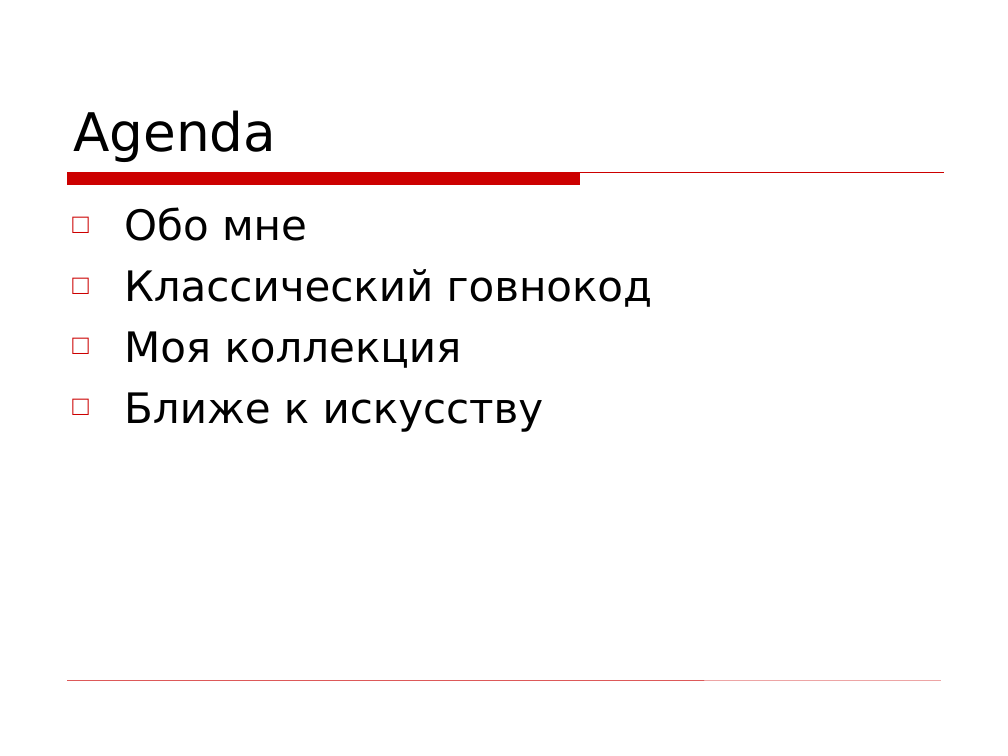
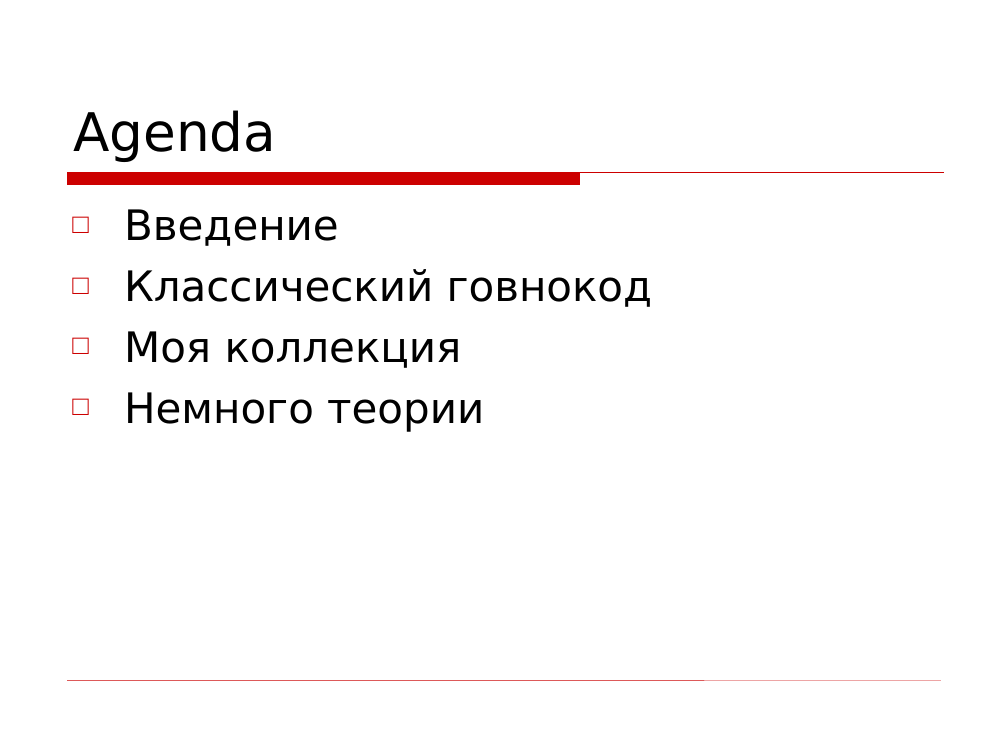
Before and after one commit to asolntsev/presentations, a slide deck: slide 3 of wtf-code/WTF_code.devclub.ru.ppt (slide 2 before the commit). Drawn at 1008x756 pixels with LibreOffice and Linux fonts; fonts in the diff are those of the drawing; background and template pictures are left out. Boxes give left, top, right and bottom in pixels: in the first picture for what was removed or moved away, otherwise in the second. Text is boxed around its words. In the diff, an @@ line names an element or a change of style, - is before the commit and + after.

Commit message:
second version of WTF Code (added cites and agenda)

```diff
--- a/wtf-code/WTF_code.devclub.ru.ppt
+++ b/wtf-code/WTF_code.devclub.ru.ppt
@@ text at (124, 209, 339, 246): text changed @@
-□ Обо мне
+□ Введение
@@ text at (124, 392, 484, 432): text changed @@
-□ Ближе к искусству
+□ Немного теории
```
Also in this commit, not shown: 11 other slides changed, 10 slides added, 2 slides removed.
